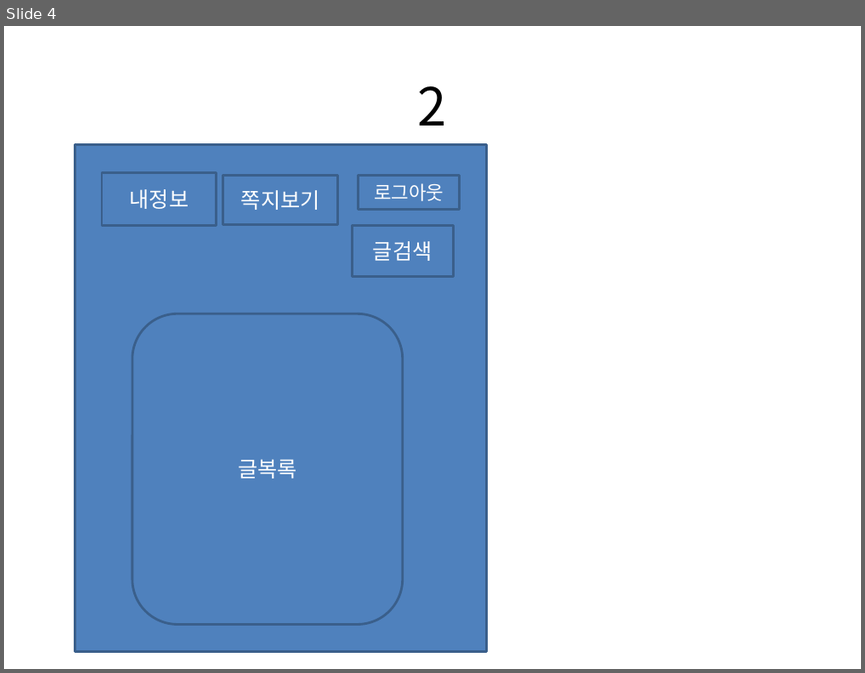
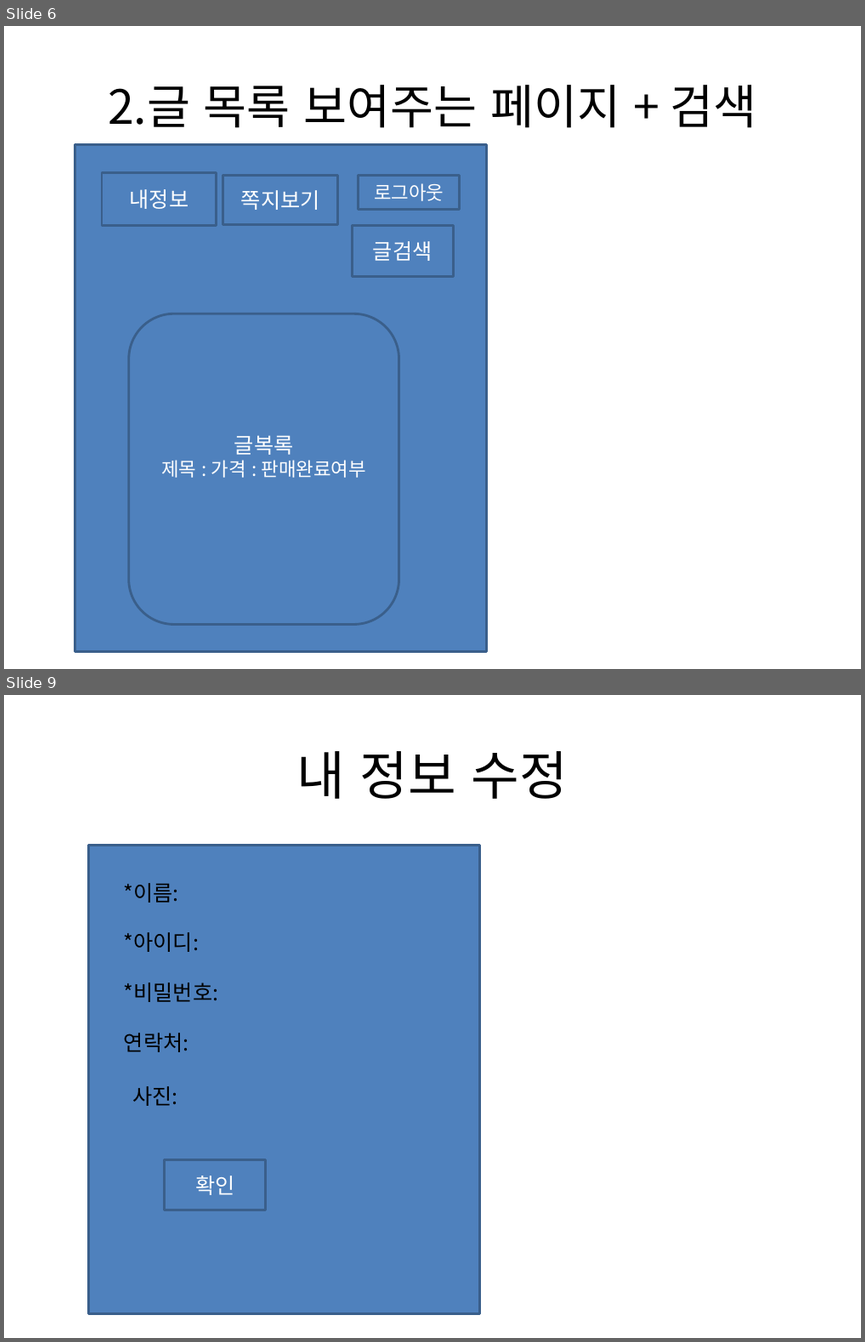
Before and after one commit to sunho7376/Tservice, a slide deck: 애플리케이션design.pptx. Shown one above the other, each under a label of ours: slide 4 before the commit, slides 6 and 9 after it; the slides between them are not shown. The pictures are 865x673 and 865x1342 pixels, drawn with LibreOffice and Linux fonts; fonts in the diff are those of the drawing. Boxes give left, top, right and bottom in pixels: in the first picture for what was removed or moved away, otherwise in the second. Text is boxed around its words. In the diff, an @@ line names an element or a change of style, - is before the commit and + after.

```diff
--- a/애플리케이션design.pptx
+++ b/애플리케이션design.pptx
@@ slide 9 added at box(4, 695, 861, 1338), background #FFFFFF @@
@@ title added at box(297, 751, 567, 799), 44 pt, text #000000 @@
+내 정보 수정
@@ rectangle added at box(88, 845, 479, 1313), fill #4F81BD, outline #3A5F8C 2 pt @@
@@ text added at box(124, 883, 179, 902), 18 pt, text #000000 @@
+*이름:
@@ text added at box(124, 932, 199, 952), 18 pt, text #000000 @@
+*아이디:
@@ text added at box(124, 982, 219, 1002), 18 pt, text #000000 @@
+*비밀번호:
@@ text added at box(124, 1032, 189, 1052), 18 pt, text #000000 @@
+연락처:
@@ text added at box(133, 1086, 178, 1106), 18 pt, text #000000 @@
+사진:
@@ rectangle added at box(164, 1159, 265, 1210), fill #4F81BD, outline #3A5F8C 2 pt, 18 pt, text #FFFFFF @@
+확인
@@ what was slide 4 is now slide 6 @@
@@ slide 6 changed as well @@
@@ title at box(108, 85, 757, 128): text changed; size 44 to 39.6 pt @@
-2
+2.글 목록 보여주는 페이지 + 검색
@@ rounded rectangle "글복록": place and size @@
-rounded rectangle "글복록" at box(132, 314, 403, 624)
+rounded rectangle "글복록" at box(129, 314, 399, 624)
@@ text in rounded rectangle at box(161, 460, 366, 477): paragraph added @@
+제목 : 가격 : 판매완료여부
```
Also in this commit, not shown: 1 other slide changed, 9 other slides added, 4 slides removed.
